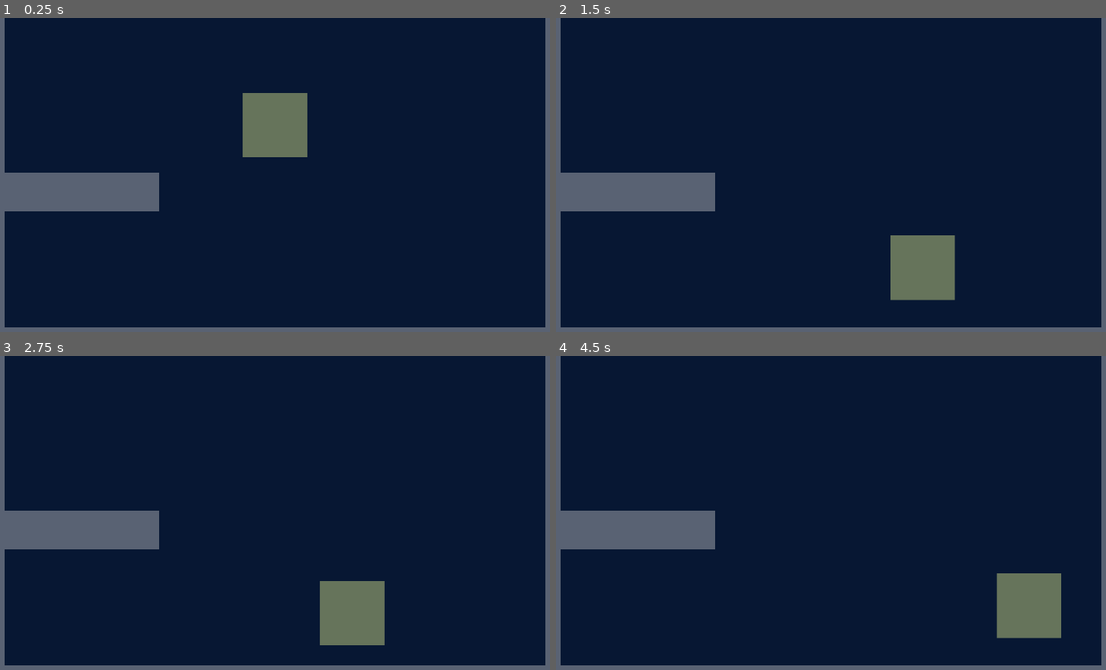
Above: before the commit, frames 1-4 (two rows, left to right).
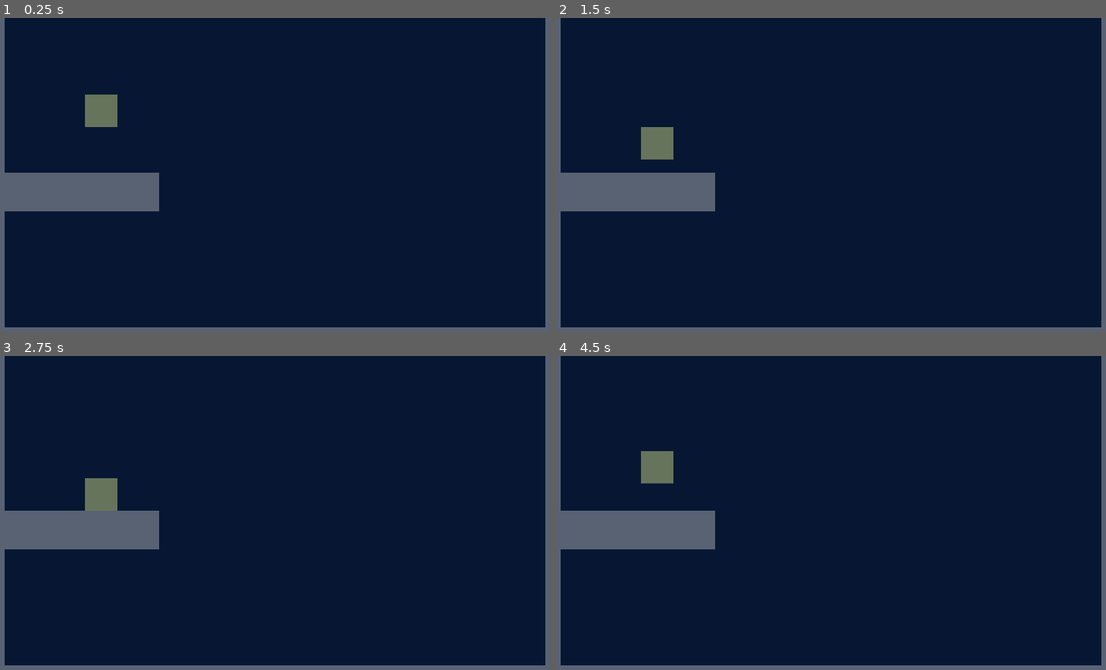
Above: after the commit, the same moments.

Repository: jennaknudsen/movement-sandbox
Game: Godot game, scene res://levels/sandbox.tscn
Same seed, same stepped clock (60 frames per second), same inputs: the game is played once before the commit and once after it.
Inputs:
- Up to frame 1 (0.25 s): no input
- Up to frame 2 (1.5 s): tap Enter (ui_accept) at 0.5, 0.6 s; hold Right (ui_right) from 0.53 s (still down); tap Space (jump, bound only after the commit) at 0.77, 0.8, 1.07, 1.35 s
- Up to frame 3 (2.75 s): tap Space (jump, bound only after the commit) at 1.52, 1.82, 2.3 s; tap Enter (ui_accept) at 1.55, 2.1 s; release Right (ui_right) at 2.03 s; hold Left (ui_left) from 2.03 s (still down)
- Up to frame 4 (4.5 s): release Left (ui_left) at 2.78 s; hold Right (ui_right) 2.78-4.28 s; tap Enter (ui_accept) at 2.85, 4.35 s; tap Space (jump, bound only after the commit) at 3.02, 3.32, 3.6, 3.77, 4.07 s; hold Left (ui_left) from 4.28 s (still down)

The runs differ from the first frame. In frame 1, 3.0% of the frame differs, in the area x 15-56%, y 23-45%; in frame 2, 3.1%, in the area x 15-73%, y 34-90%; in frame 3, 3.0%; in frame 4, 3.1%.

Commit message:
Added movable character

Diff:
--- a/character/character.gd
+++ b/character/character.gd
@@ -7,6 +7,8 @@
 # Get the gravity from the project settings to be synced with RigidBody nodes.
 var gravity = ProjectSettings.get_setting("physics/2d/default_gravity")
 
+func _ready():
+    $AnimationPlayer.play("RESET")
 
 func _physics_process(delta):
     # Add the gravity.
@@ -14,12 +16,12 @@
         velocity.y += gravity * delta
 
     # Handle jump.
-    if Input.is_action_just_pressed("ui_accept") and is_on_floor():
+    if Input.is_action_just_pressed("jump") and is_on_floor():
         velocity.y = JUMP_VELOCITY
 
     # Get the input direction and handle the movement/deceleration.
     # As good practice, you should replace UI actions with custom gameplay actions.
-    var direction = Input.get_axis("ui_left", "ui_right")
+    var direction = Input.get_axis("move_left", "move_right")
     if direction:
         velocity.x = direction * SPEED
     else:
--- a/character/character.tscn
+++ b/character/character.tscn
@@ -158,6 +158,7 @@
 }
 
 [node name="CharacterBody2D" type="CharacterBody2D"]
+scale = Vector2(0.5, 0.5)
 script = ExtResource("1_kcf1s")
 metadata/_edit_lock_ = true
 
@@ -168,7 +169,7 @@
 [node name="WeaponCollision" type="CollisionPolygon2D" parent="."]
 z_index = 9
 z_as_relative = false
-polygon = PackedVector2Array(-39, 207, 23, -16, 310, -36, 280, 100, 148, 185)
+disabled = true
 metadata/_edit_lock_ = true
 
 [node name="WeaponFrontSprite" type="Sprite2D" parent="."]
--- a/levels/sandbox.tscn
+++ b/levels/sandbox.tscn
@@ -41,11 +41,7 @@
 metadata/_edit_lock_ = true
 
 [node name="CharacterBody2D" parent="." instance=ExtResource("2_207d1")]
-position = Vector2(960, 300)
-
-[node name="WeaponCollision" parent="CharacterBody2D" index="1"]
-polygon = PackedVector2Array()
-disabled = true
+position = Vector2(420, 255)
 
 [editable path="StaticWall2"]
 [editable path="CharacterBody2D"]
--- a/project.godot
+++ b/project.godot
@@ -26,6 +26,24 @@
 window/stretch/mode="canvas_items"
 window/stretch/scale=2.0
 
+[input]
+
+move_left={
+"deadzone": 0.5,
+"events": [Object(InputEventKey,"resource_local_to_scene":false,"resource_name":"","device":-1,"window_id":0,"alt_pressed":false,"shift_pressed":false,"ctrl_pressed":false,"meta_pressed":false,"pressed":false,"keycode":0,"physical_keycode":65,"key_label":0,"unicode":97,"echo":false,"script":null)
+]
+}
+move_right={
+"deadzone": 0.5,
+"events": [Object(InputEventKey,"resource_local_to_scene":false,"resource_name":"","device":-1,"window_id":0,"alt_pressed":false,"shift_pressed":false,"ctrl_pressed":false,"meta_pressed":false,"pressed":false,"keycode":0,"physical_keycode":68,"key_label":0,"unicode":100,"echo":false,"script":null)
+]
+}
+jump={
+"deadzone": 0.5,
+"events": [Object(InputEventKey,"resource_local_to_scene":false,"resource_name":"","device":-1,"window_id":0,"alt_pressed":false,"shift_pressed":false,"ctrl_pressed":false,"meta_pressed":false,"pressed":false,"keycode":0,"physical_keycode":32,"key_label":0,"unicode":32,"echo":false,"script":null)
+]
+}
+
 [rendering]
 
 renderer/rendering_method="mobile"
